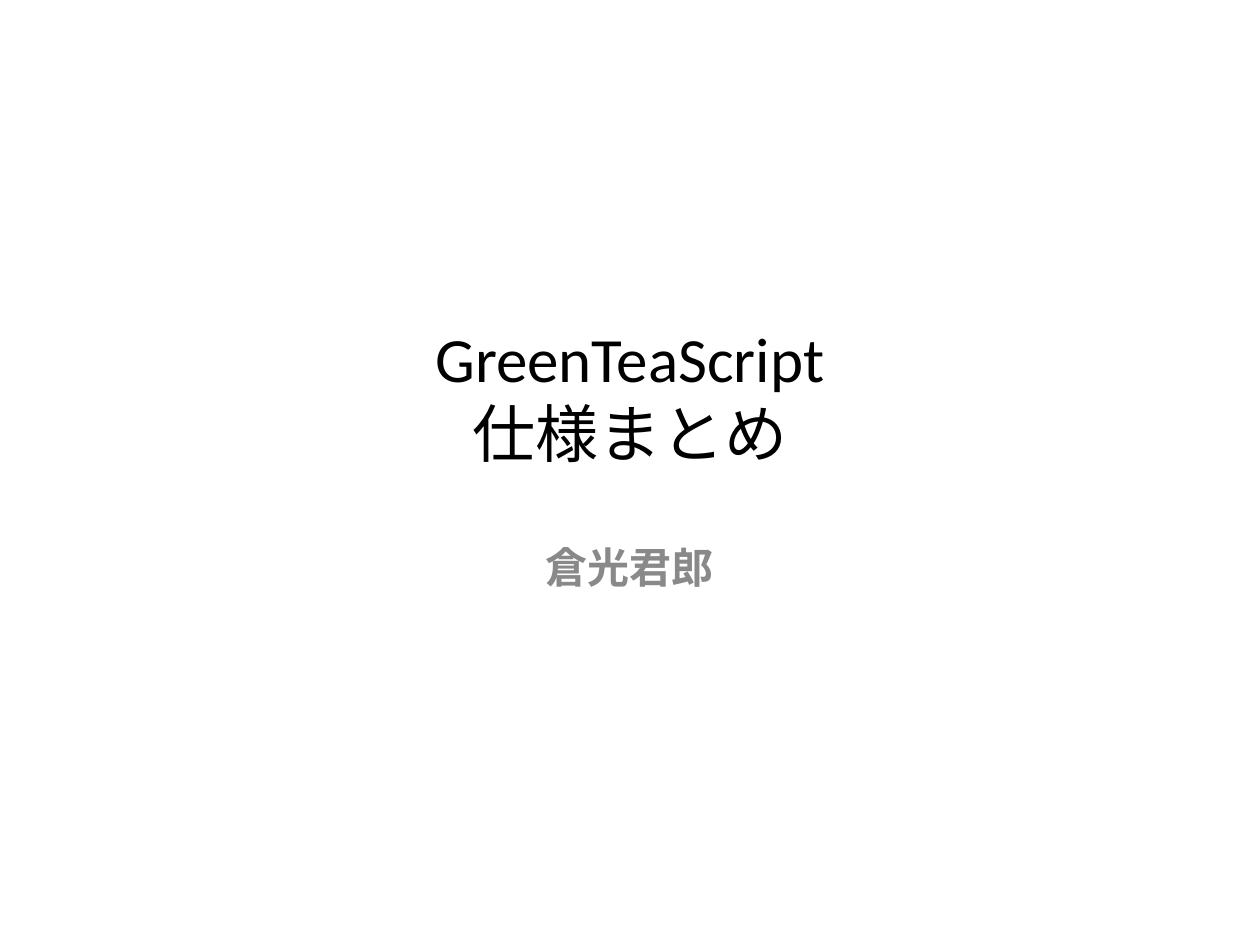
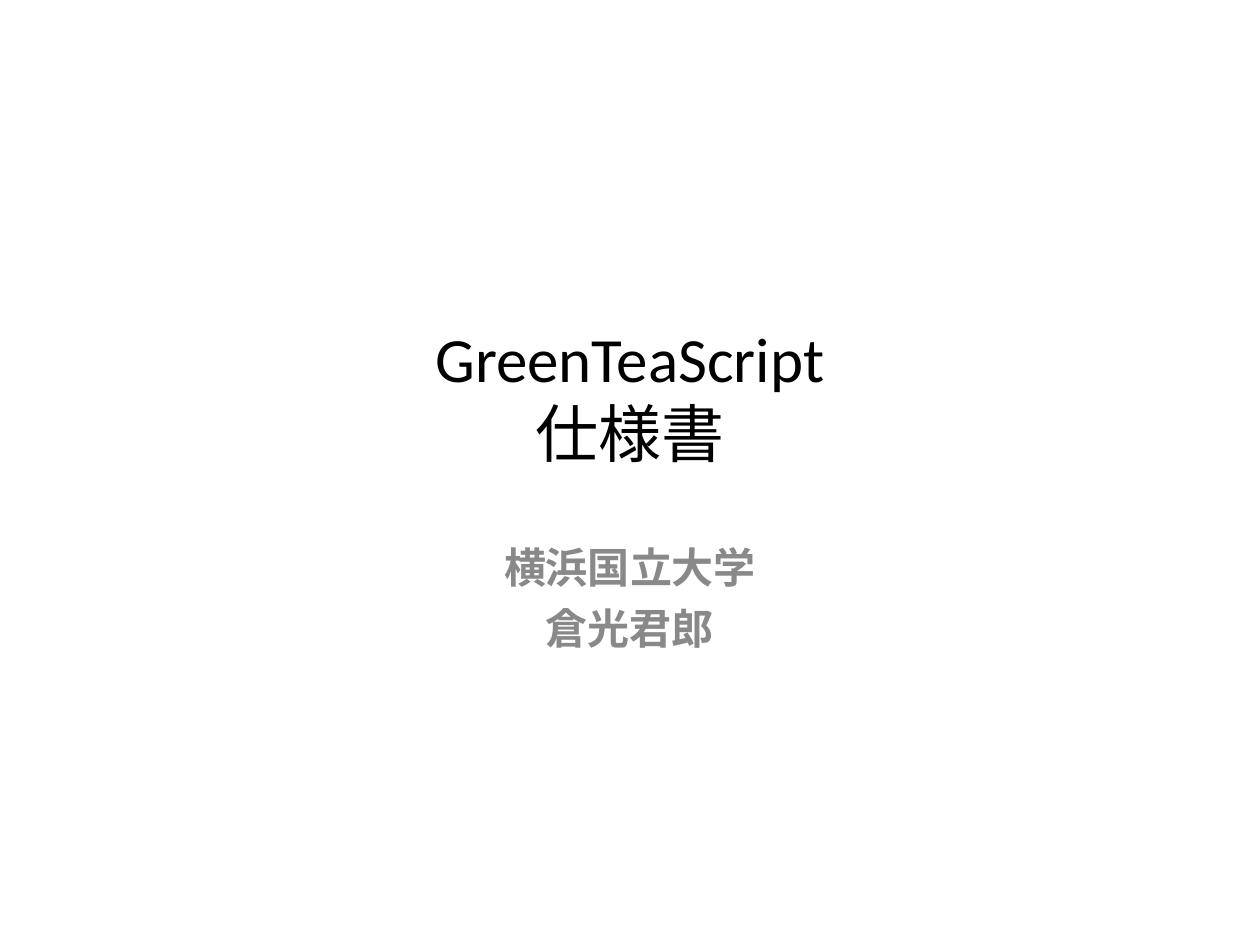
Before and after one commit to GreenTeaScript/GreenTeaScript, a slide deck: slide 1 of spec/GreenTeaScriptSpec.ppt. Drawn at 1260x945 pixels with LibreOffice and Linux fonts; fonts in the diff are those of the drawing. Boxes give left, top, right and bottom in pixels: in the first picture for what was removed or moved away, otherwise in the second. Text is boxed around its words. In the diff, an @@ line names an element or a change of style, - is before the commit and + after.

```diff
--- a/spec/GreenTeaScriptSpec.ppt
+++ b/spec/GreenTeaScriptSpec.ppt
@@ title at (x1=435, y1=338, x2=824, y2=463): text changed @@
-GreenTeaScript
-仕様まとめ
+GreenTeaScript
+仕様書
@@ subtitle at (x1=504, y1=547, x2=756, y2=587): paragraph added @@
+横浜国立大学
```
Also in this commit, not shown: 2 other slides changed, 5 slides added, 2 other files.
